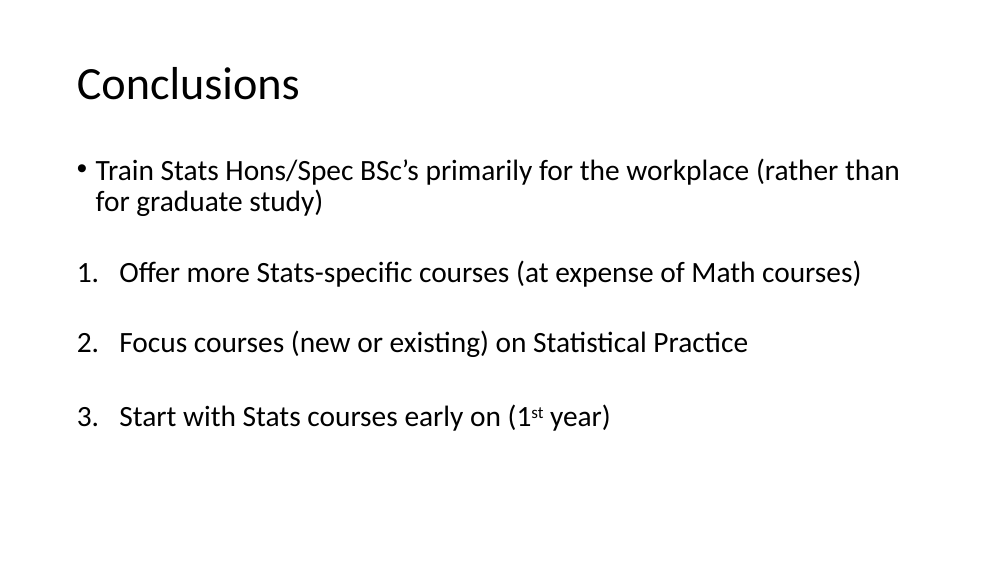
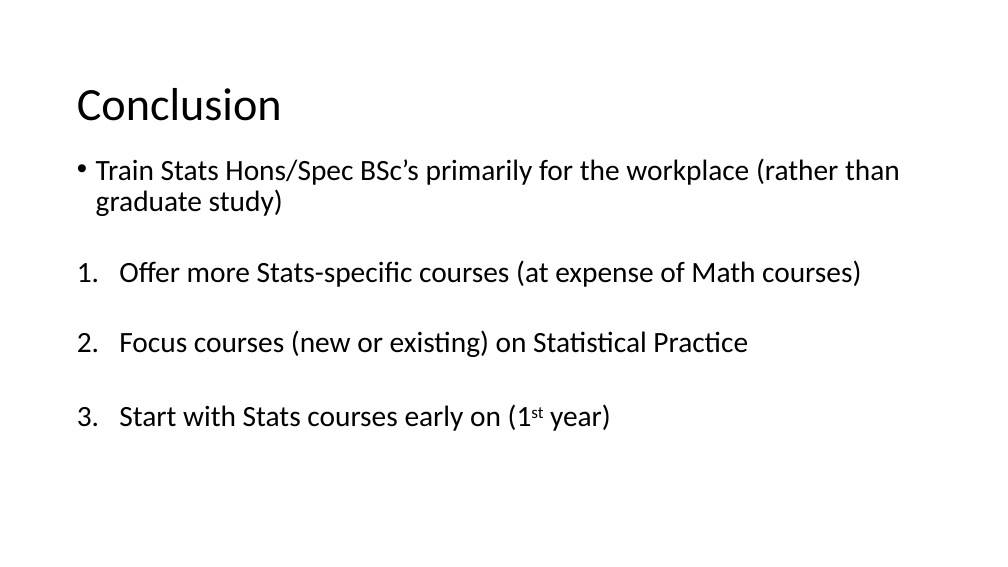
Before and after one commit to damouras/SoSC, a slide deck: slide 12 of Status fo Statistics Curricula.pptx (slide 11 before the commit). Drawn at 1008x567 pixels with LibreOffice and Linux fonts; fonts in the diff are those of the drawing. Boxes give left, top, right and bottom in pixels: in the first picture for what was removed or moved away, otherwise in the second. Text is boxed around its words. In the diff, an @@ line names an element or a change of style, - is before the commit and + after.

```diff
--- a/Status fo Statistics Curricula.pptx
+++ b/Status fo Statistics Curricula.pptx
@@ title at bbox=[77, 88, 282, 121]: text changed @@
-Conclusions
+Conclusion
@@ text at bbox=[96, 158, 900, 216]: text changed @@
-• Train Stats Hons/Spec BSc’s primarily for the workplace (rather than for graduate study)
+• Train Stats Hons/Spec BSc’s primarily for the workplace (rather than graduate study)
```
Also in this commit, not shown: 2 other slides changed, 1 slide added, 1 slide removed, 1 other file.
